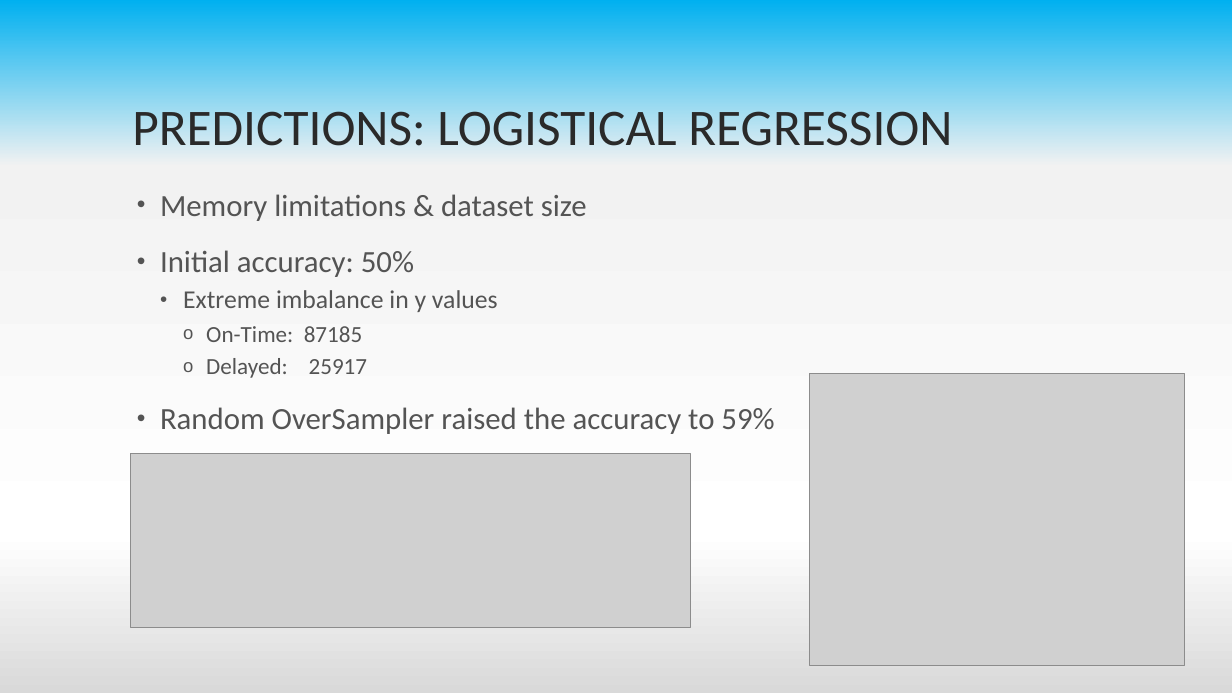
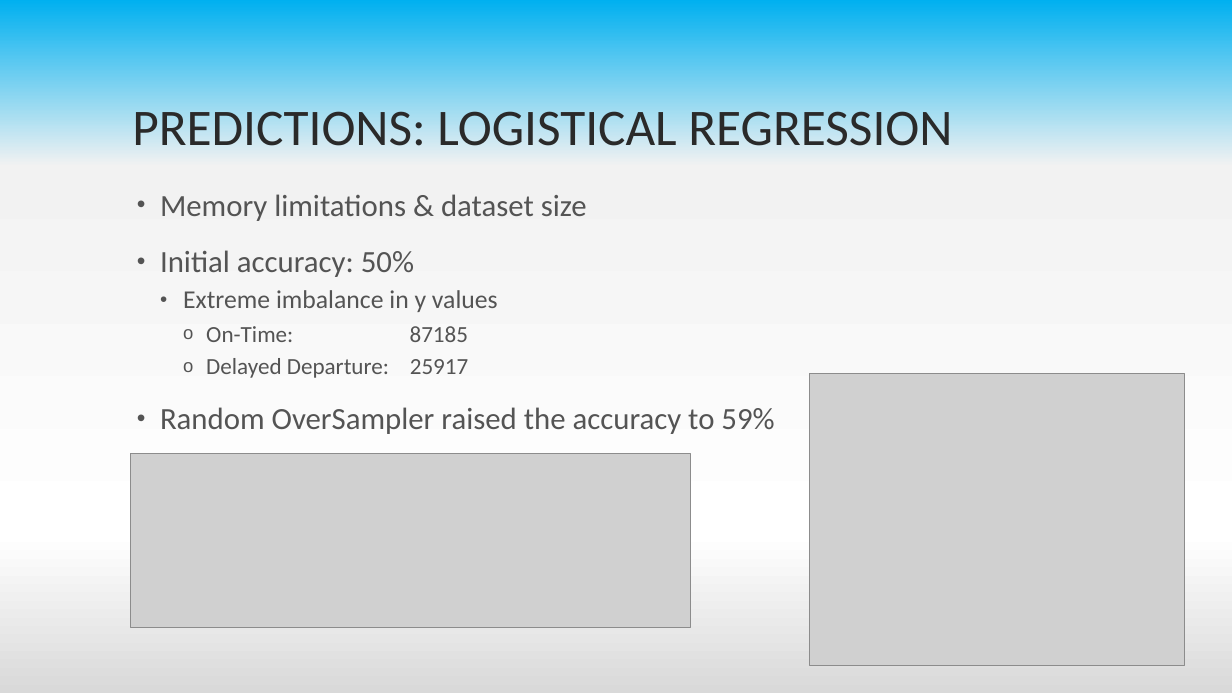
Before and after one commit to captainchicken2023/Predicting-Flight-Delays, a slide deck: slide 8 of Presentation/Project 4_Predicting Flight Delays.pptx. Drawn at 1232x693 pixels with LibreOffice and Linux fonts; fonts in the diff are those of the drawing; grey boxes stand for pictures. Boxes give left, top, right and bottom in pixels: in the first picture for what was removed or moved away, otherwise in the second. Text is boxed around its words. In the diff, an @@ line names an element or a change of style, - is before the commit and + after.

```diff
--- a/Presentation/Project 4_Predicting Flight Delays.pptx
+++ b/Presentation/Project 4_Predicting Flight Delays.pptx
@@ text at (x1=206, y1=358, x2=468, y2=378): text changed @@
-    o Delayed: 25917
+    o Delayed Departure: 25917
```
Also in this commit, not shown: 3 other slides changed, 1 other file.
